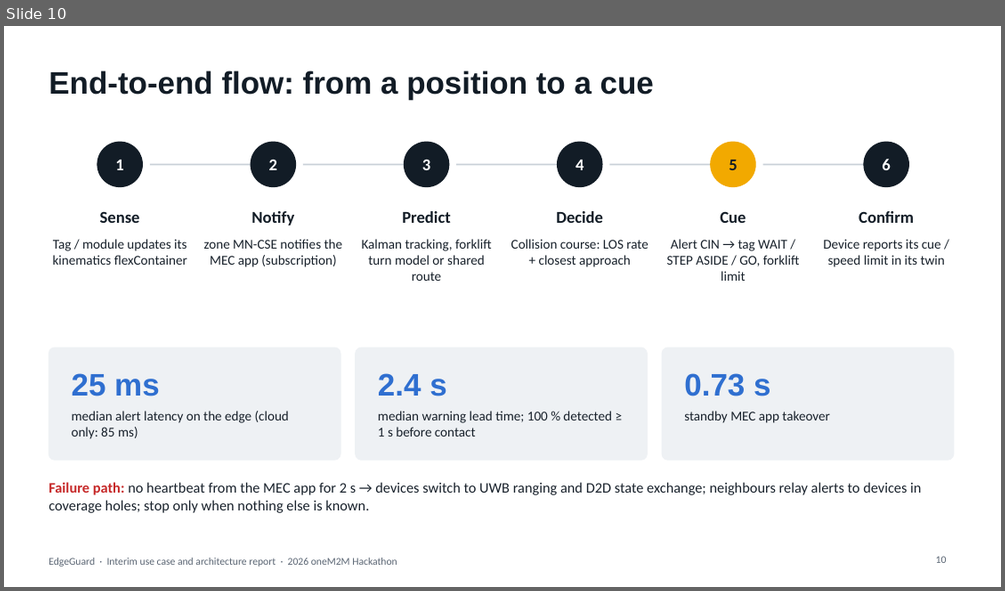
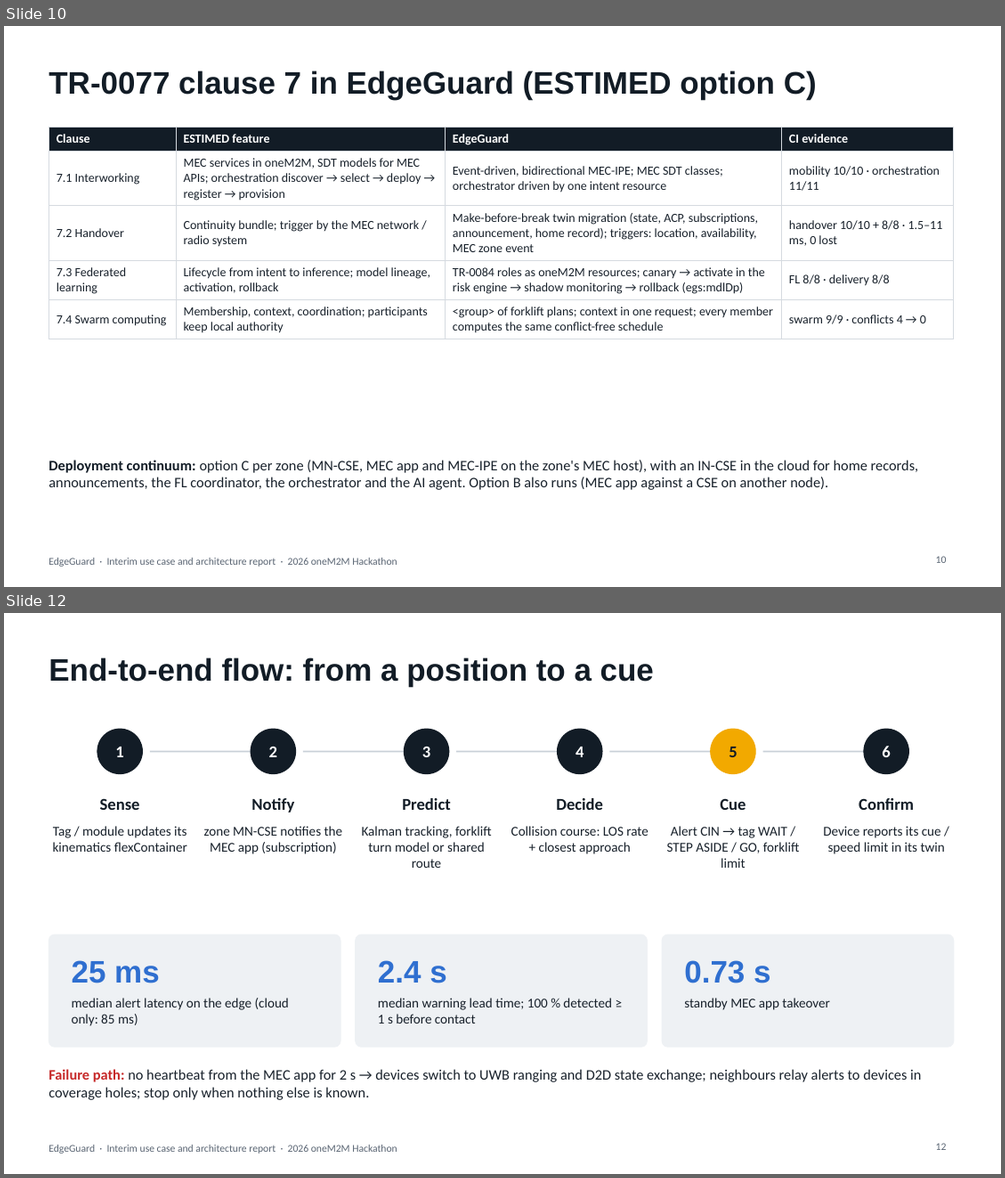
Before and after one commit to ljw22112/Edgeguard, a slide deck: docs/submissions/EdgeGuard_Interim_Report.pptx. Shown one above the other, each under a label of ours: slide 10 before the commit, slides 10 and 12 after it; the slides between them are not shown. The pictures are 1005x591 and 1005x1178 pixels, drawn with LibreOffice and Linux fonts; fonts in the diff are those of the drawing. Boxes give left, top, right and bottom in pixels: in the first picture for what was removed or moved away, otherwise in the second. Text is boxed around its words. In the diff, an @@ line names an element or a change of style, - is before the commit and + after.

```diff
--- a/docs/submissions/EdgeGuard_Interim_Report.pptx
+++ b/docs/submissions/EdgeGuard_Interim_Report.pptx
@@ slide 10 added at bbox=[4, 26, 1001, 587], background #FFFFFF; not listed: 1 template element that a slide beside it also shows @@
@@ title added at bbox=[48, 70, 817, 100], 30 pt, text #121C26, bold @@
+TR-0077 clause 7 in EdgeGuard (ESTIMED option C)
@@ table added at bbox=[48, 127, 954, 337], 5 rows, 4 columns @@
+Clause | ESTIMED feature | EdgeGuard | CI evidence
+7.1 Interworking | MEC services in oneM2M, SDT models for MEC APIs; orchestration discover → select → deploy → register → provision | Event-driven, bidirectional MEC-IPE; MEC SDT classes; orchestrator driven by one intent resource | mobility 10/10 · orchestration 11/11
+7.2 Handover | Continuity bundle; trigger by the MEC network / radio system | Make-before-break twin migration (state, ACP, subscriptions, announcement, home record); triggers: location, availability, MEC zone event | handover 10/10 + 8/8 · 1.5–11 ms, 0 lost
+7.3 Federated learning | Lifecycle from intent to inference; model lineage, activation, rollback | TR-0084 roles as oneM2M resources; canary → activate in the risk engine → shadow monitoring → rollback (egs:mdlDp) | FL 8/8 · delivery 8/8
+7.4 Swarm computing | Membership, context, coordination; participants keep local authority | <group> of forklift plans; context in one request; every member computes the same conflict-free schedule | swarm 9/9 · conflicts 4 → 0
@@ text added at bbox=[48, 459, 919, 490], 14 pt, text #18212B @@
+Deployment continuum: option C per zone (MN-CSE, MEC app and MEC-IPE on the zone's MEC host), with an IN-CSE in the cloud for home records, announcements, the FL coordinator, the orchestrator and the AI agent. Option B also runs (MEC app against a CSE on another node).
@@ page number added at bbox=[936, 556, 947, 563], 10 pt, text #5A6573 @@
+10
@@ what was slide 10 is now slide 12 @@
@@ page number at bbox=[936, 1143, 947, 1150]: text changed @@
-10
+12
```
Also in this commit, not shown: 8 slides changed, 1 other slide added.
